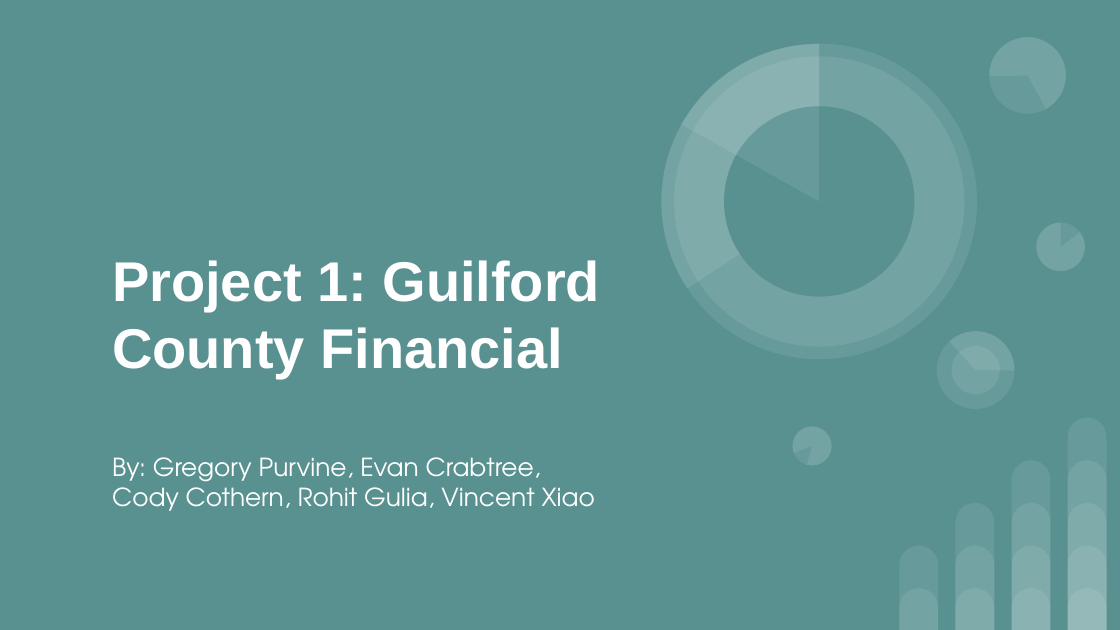
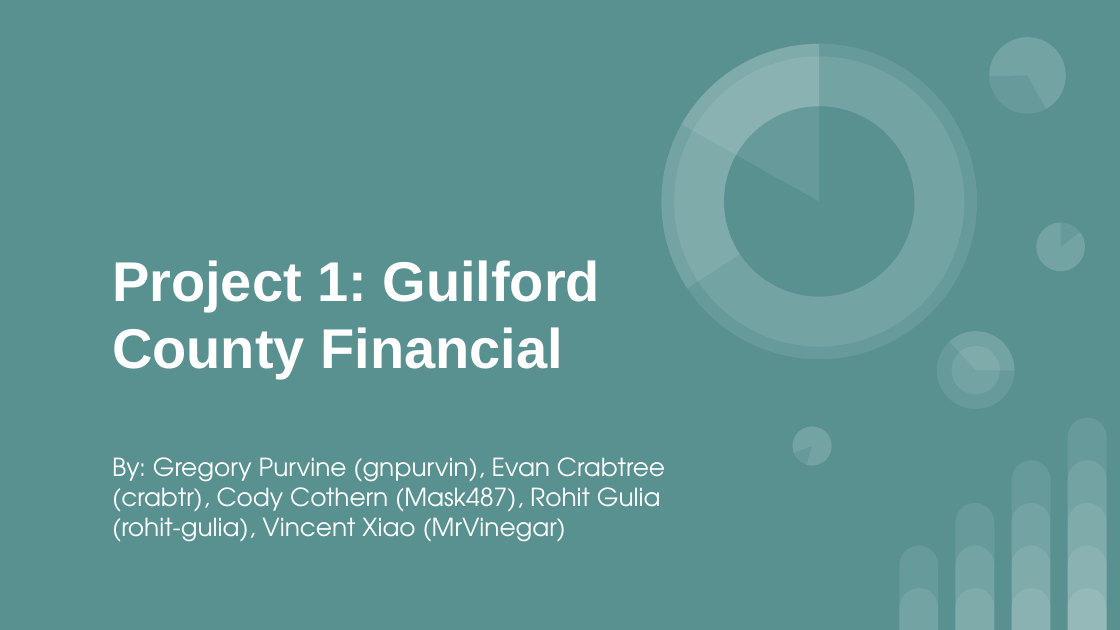
Before and after one commit to UNCG-CSE/Guilford_Financial, a slide deck: slide 1 of Presentation/CSC505Presentation2.pptx. Drawn at 1120x630 pixels with LibreOffice and Linux fonts; fonts in the diff are those of the drawing. Boxes give left, top, right and bottom in pixels: in the first picture for what was removed or moved away, otherwise in the second. Text is boxed around its words. In the diff, an @@ line names an element or a change of style, - is before the commit and + after.

Commit message:
Updated presentation with our GitHub usernames

```diff
--- a/Presentation/CSC505Presentation2.pptx
+++ b/Presentation/CSC505Presentation2.pptx
@@ subtitle at [112,457,665,542]: text changed @@
-By: Gregory Purvine, Evan Crabtree, Cody Cothern, Rohit Gulia, Vincent Xiao
+By: Gregory Purvine (gnpurvin), Evan Crabtree (crabtr), Cody Cothern (Mask487), Rohit Gulia (rohit-gulia), Vincent Xiao (MrVinegar)
```
